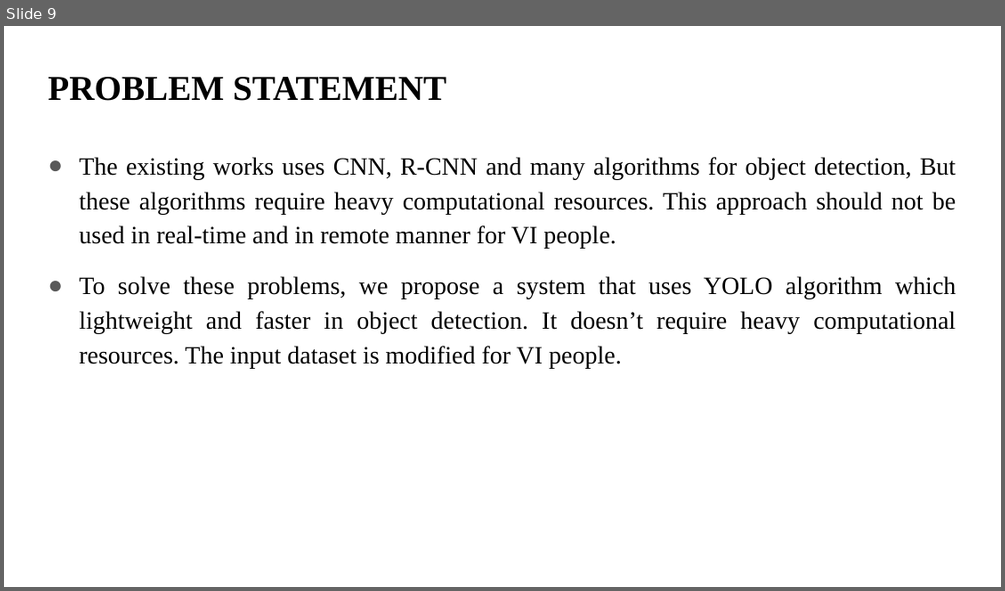
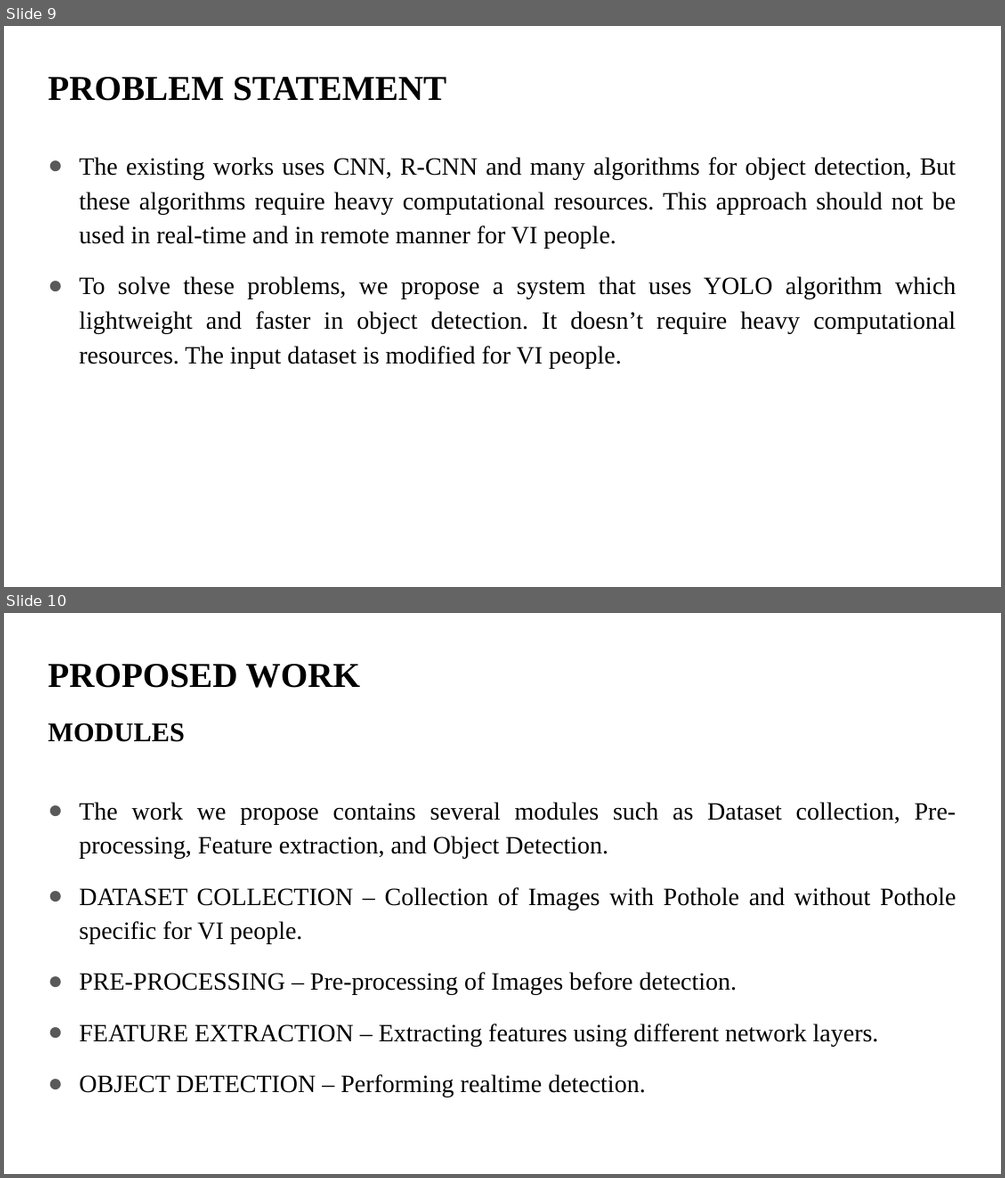
Before and after one commit to balajivijay-tech/project-blindly, a slide deck: presentation 1/POTHOLE DETECTION FOR VISUALLY IMPAIRED USING YOLO V1.pptx. Shown one above the other, each under a label of ours: slide 9 before the commit, slides 9 and 10 after it. The pictures are 1005x591 and 1005x1178 pixels, drawn with LibreOffice and Linux fonts; fonts in the diff are those of the drawing. Boxes give left, top, right and bottom in pixels: in the first picture for what was removed or moved away, otherwise in the second. Text is boxed around its words. In the diff, an @@ line names an element or a change of style, - is before the commit and + after.

```diff
--- a/presentation 1/POTHOLE DETECTION FOR VISUALLY IMPAIRED USING YOLO V1.pptx
+++ b/presentation 1/POTHOLE DETECTION FOR VISUALLY IMPAIRED USING YOLO V1.pptx
@@ slide 10 added at [4, 613, 1001, 1174], background #FFFFFF @@
@@ title added at [48, 664, 360, 688], 25.2 pt, text #000000, bold @@
+PROPOSED WORK
@@ text added at [48, 723, 185, 742], 19.5 pt, text #000000, bold @@
+MODULES
@@ text added at [79, 802, 956, 1097], 18 pt, text #000000 @@
+● The work we propose contains several modules such as Dataset collection, Pre-processing, Feature extraction, and Object Detection.
+● DATASET COLLECTION – Collection of Images with Pothole and without Pothole specific for VI people.
+● PRE-PROCESSING – Pre-processing of Images before detection.
+● FEATURE EXTRACTION – Extracting features using different network layers.
+● OBJECT DETECTION – Performing realtime detection.
```
Also in this commit, not shown: 1 slide changed, 1 other slide added.
